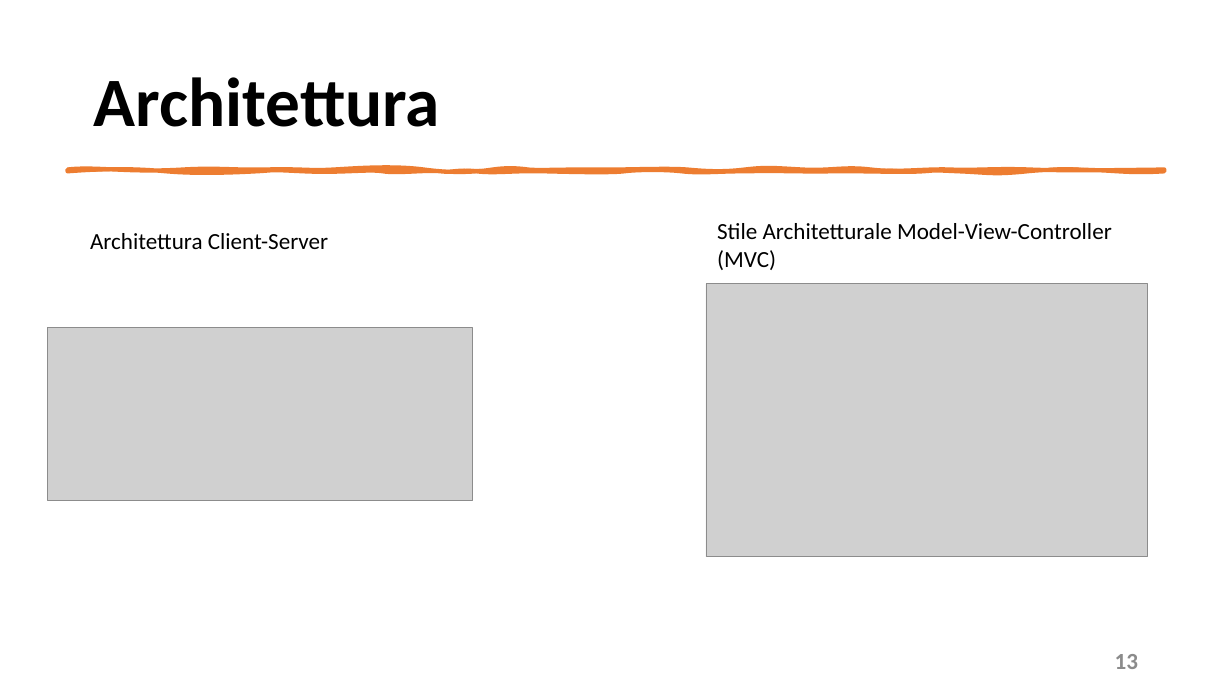
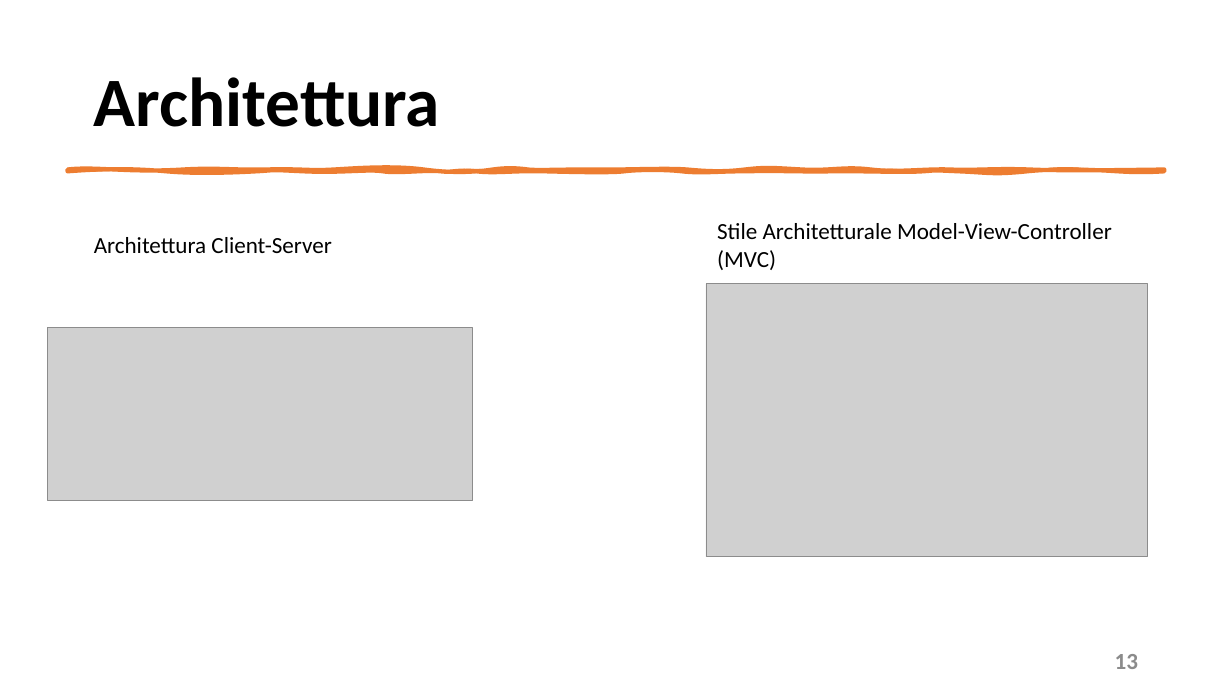
Before and after one commit to mangilimatteo/Progetto_Ingegneria_Software_Cattaneo_Mangili_Saini, a slide deck: slide 13 of Presentazione/Presentazione_Progetto.pptx. Drawn at 1232x693 pixels with LibreOffice and Linux fonts; fonts in the diff are those of the drawing; grey boxes stand for pictures. Boxes give left, top, right and bottom in pixels: in the first picture for what was removed or moved away, otherwise in the second. Text is boxed around its words. In the diff, an @@ line names an element or a change of style, - is before the commit and + after.

```diff
--- a/Presentazione/Presentazione_Progetto.pptx
+++ b/Presentazione/Presentazione_Progetto.pptx
@@ text "Architettura Client-Server": place and size @@
-text "Architettura Client-Server" at bbox=[90, 233, 328, 249]
+text "Architettura Client-Server" at bbox=[94, 237, 331, 253]
```
Also in this commit, not shown: 8 other slides changed, 1 slide added.
